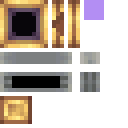
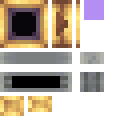
Layer changes from the first w=128, h=128 image to the second:
painted on "brass" over [0, 96, 52, 124]
painted on "potentia_extractor.png copy #1" over [72, 0, 76, 48]
added layer "potentia_extractor.png copy #2" in group "Layer Group" over [52, 0, 68, 48]
painted on "potentia_extractor.png" over [52, 0, 104, 92]
